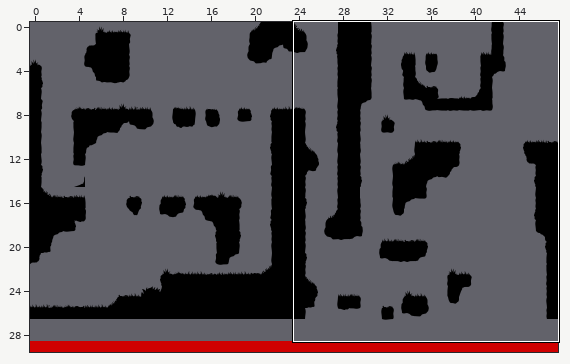
One commit to this Tiled map (JSON): maps/level_01.json. The first picture is a wide view before the edit; the outline marks the close-up.
Close-up. Earlier state:
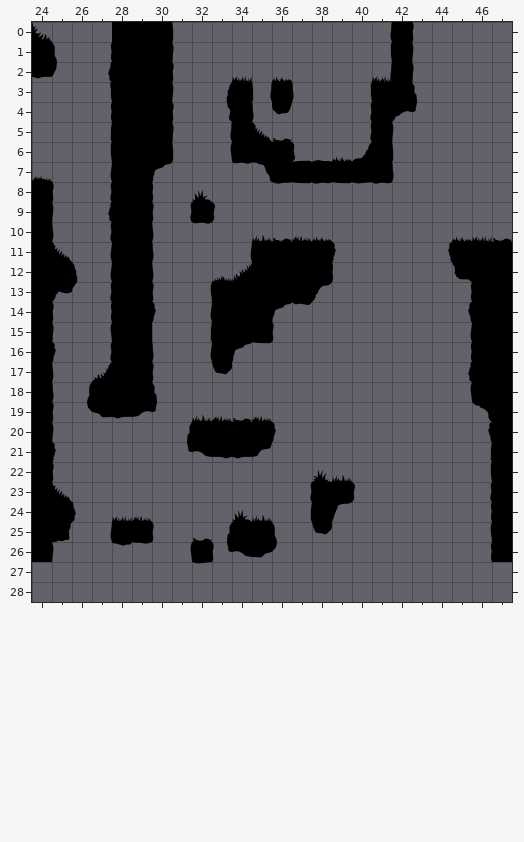
Cells are 64x64 px. Shown: x 24..47, y 0..28. The commit also changed other parts of the map, which this record leaves out.
New version:
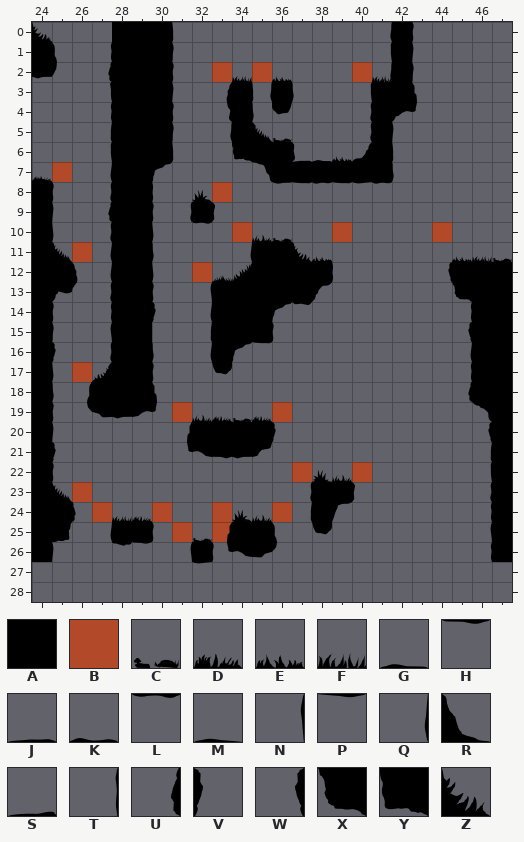
Key: from "tileset": A 78, B 81, C 120, D 156, E 157, F 158, G 159, H 159 turned 180, J 160, K 161, L 161 turned 180, M 162, N 162 flipped on the diagonal, P 162 turned 180, Q 162 turned 270, R 195 turned 90, S 197, T 198 turned 270, U 200 flipped on the diagonal, V 200 flipped on the other diagonal, W 200 turned 270, X 230 flipped up-down, Y 231 turned 270, Z 232 flipped left-right.
_ is an empty cell.
Tiles replaced or removed in this view: A, C, D, E, F, G, H, J, K, L, M, N, P, Q, T, U, V, W, X.
Tiles of an added or newly shown layer are drawn over the layers below it.
Changes in this commit:
Changed rows in their new state; . is an unchanged cell.
Layer "layer_limits" (now shown):
first column x 33:
 2 B.B....B
first column x 25:
 7 B...................
 8 ........B...........
10 .........B....B....B
11 .B..................
12 .......B............
first column x 26:
17 B..............
19 .....B....B....
22 ...........B..B
23 B..............
24 .B..B..B..B....
25 .....B.B.......
Layer "layer_platforms":
first column x 34:
 6 _
first column x 37:
11 __......___
12 ........A..
Layer "layer_decos1":
first column x 33:
 6 _Y.............
 7 ._.............
10 ....__......___
11 ....RS_...._KMJ
12 ...........W_..
13 ............X..
14 ............T..
15 ............W..
16 ............Q..
17 ............T..
18 ............U..
Layer "layer_decos2":
first column x 37:
10 __......___
11 ZE......EFC
